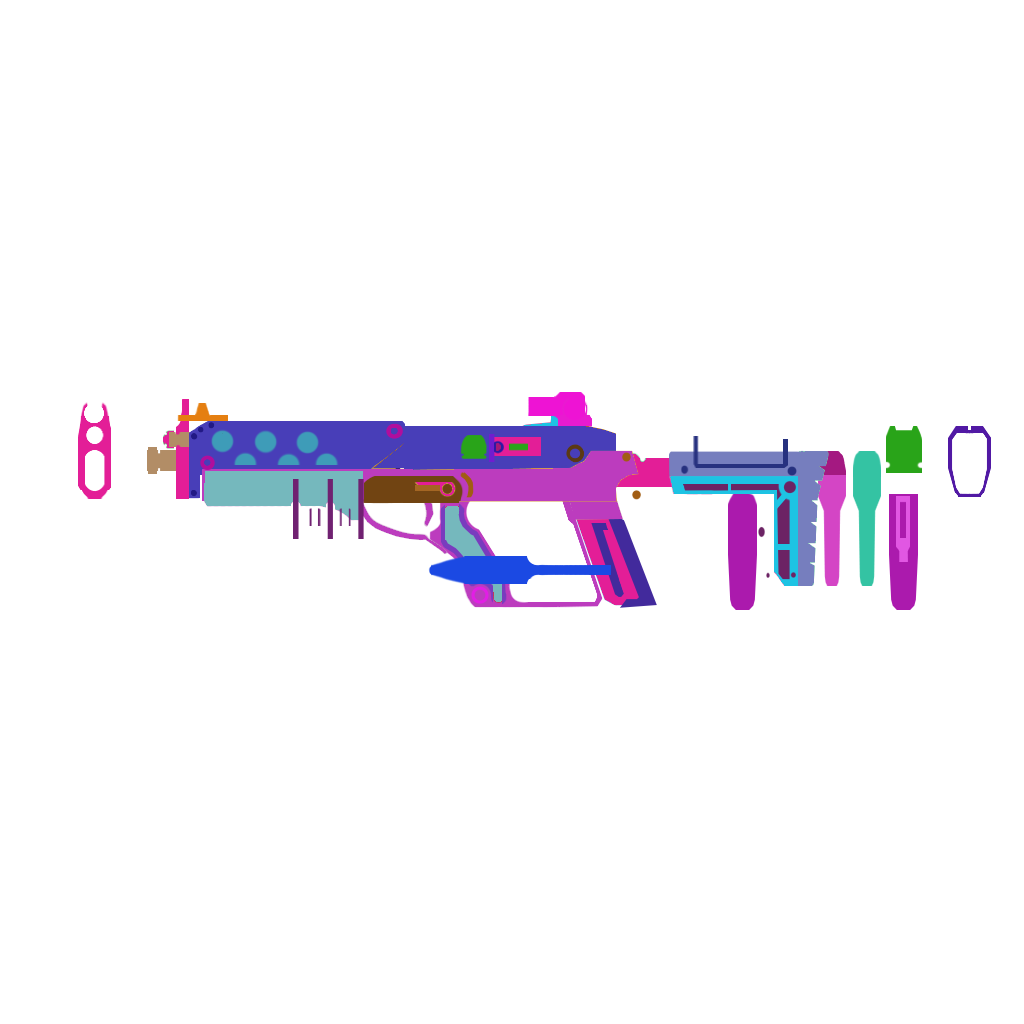
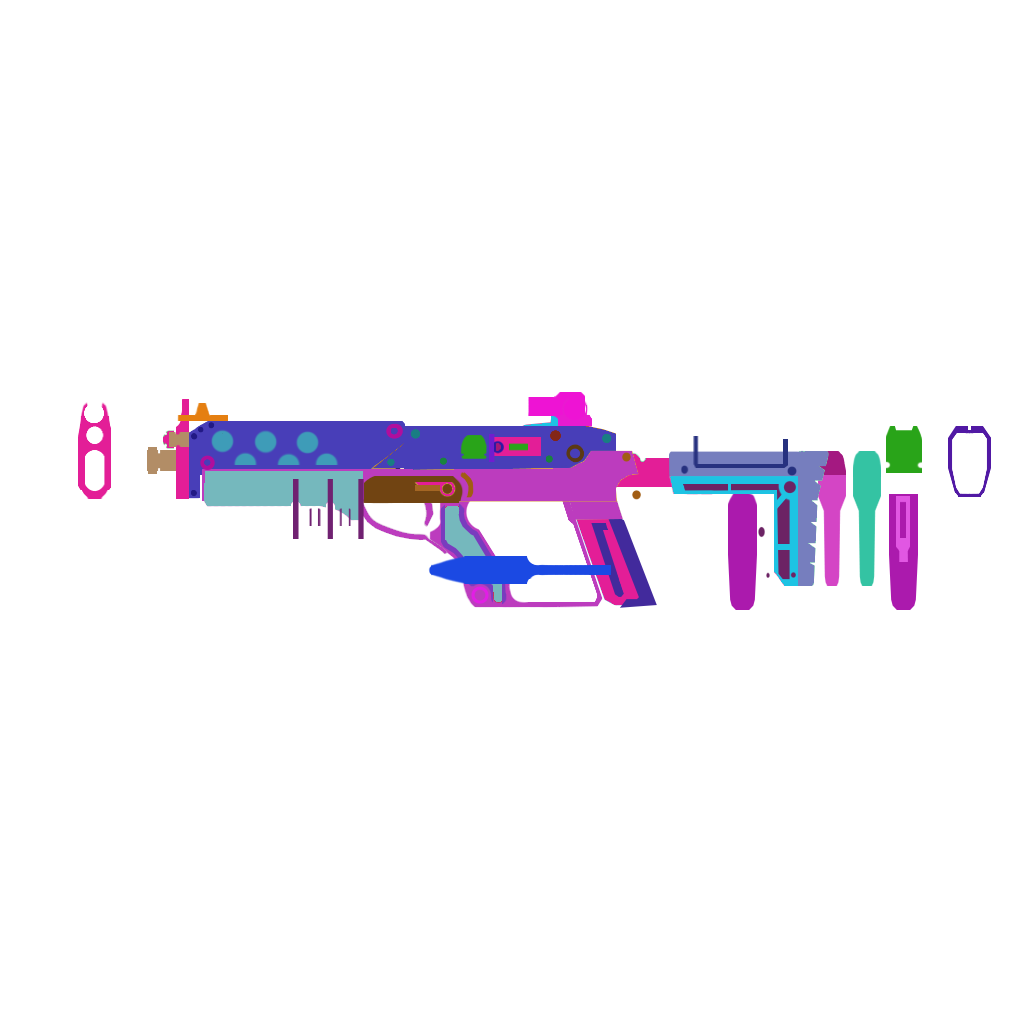
Two versions of the same layered image (1024px x 1024px). Layer-by-layer changes:
added layer "UpperReceiver_BOLT" in group "UpperReceiver" over left=550, top=430, right=561, bottom=441
added layer "UpperReceiver_RIVETS" in group "UpperReceiver" over left=387, top=429, right=612, bottom=466
added layer "UpperReceiver_SCREWS" in group "UpperReceiver" over left=387, top=429, right=612, bottom=466
